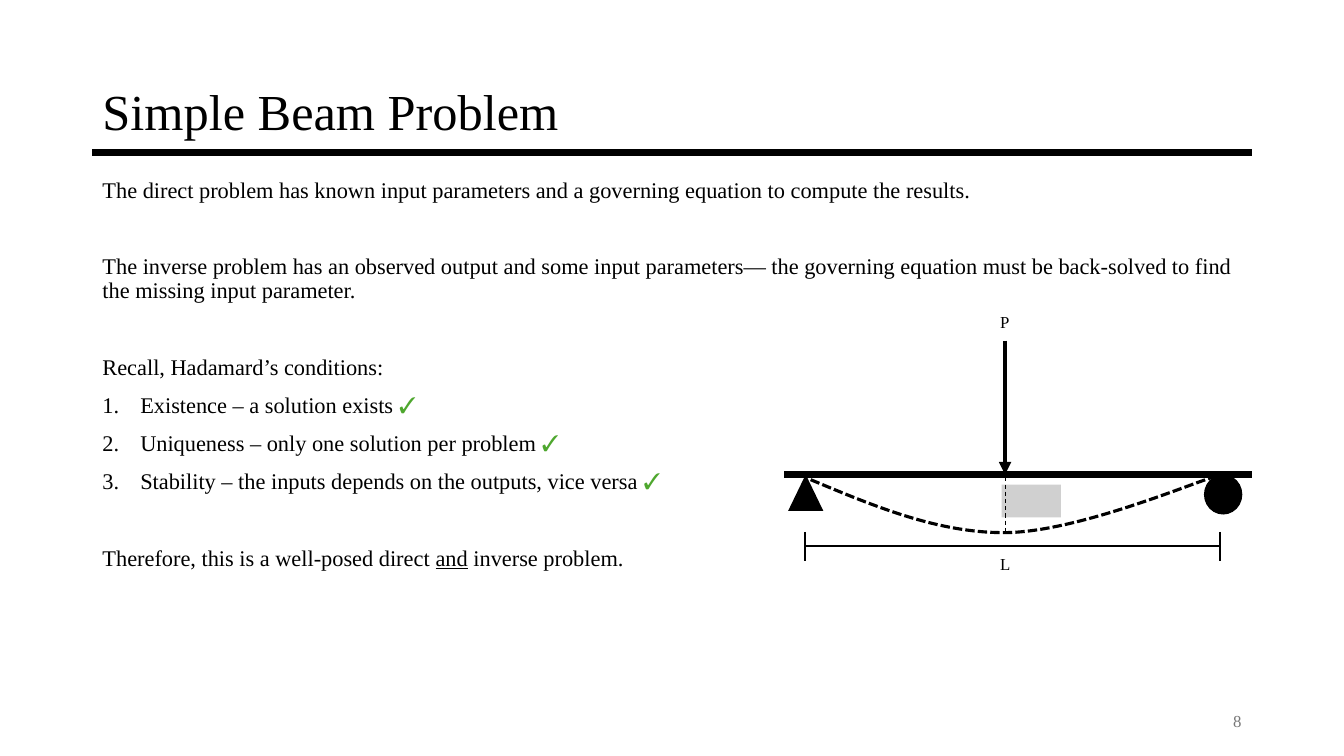
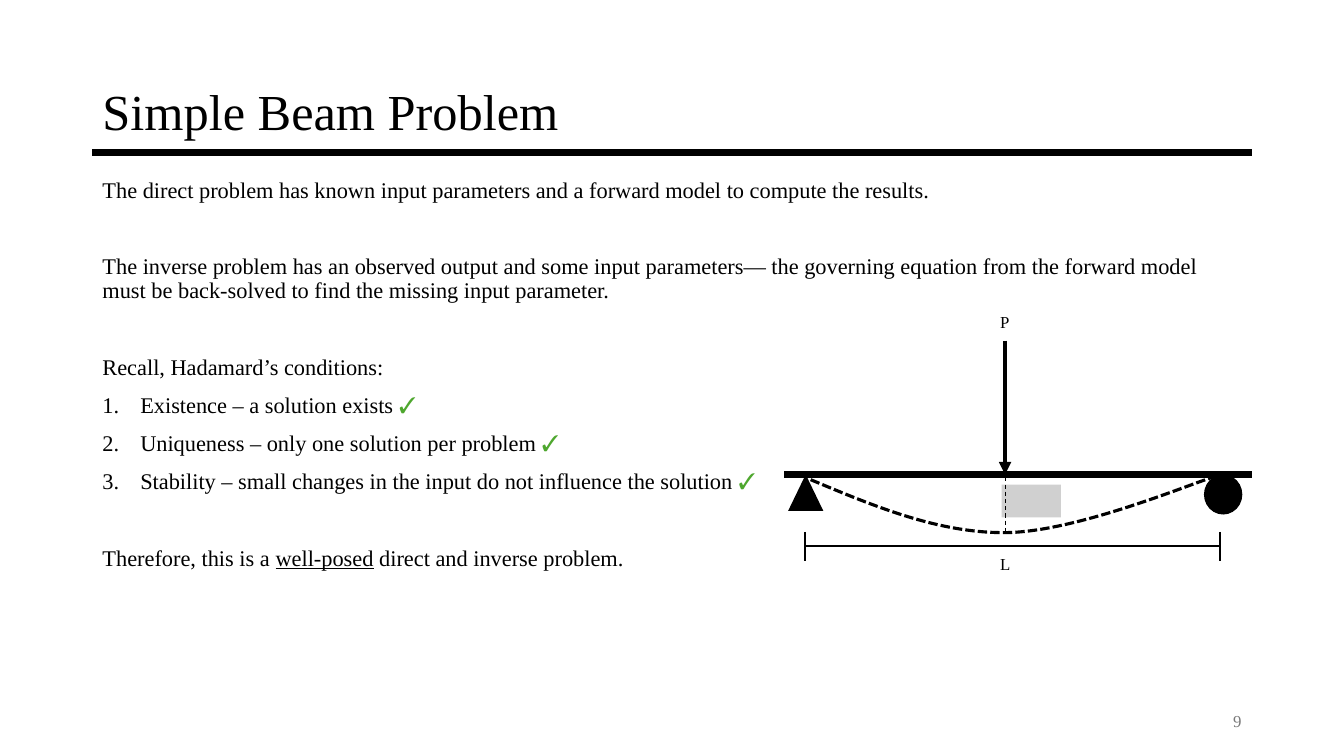
Before and after one commit to jyarch/inverse-mechanics-course, a slide deck: slide 9 of 0-Introduction/0-Introduction.pptx (slide 8 before the commit). Drawn at 1344x756 pixels with LibreOffice and Linux fonts; fonts in the diff are those of the drawing; grey boxes stand for pictures. Boxes give left, top, right and bottom in pixels: in the first picture for what was removed or moved away, otherwise in the second. Text is boxed around its words. In the diff, an @@ line names an element or a change of style, - is before the commit and + after.

```diff
--- a/0-Introduction/0-Introduction.pptx
+++ b/0-Introduction/0-Introduction.pptx
@@ text at [102, 182, 1197, 303]: text changed @@
-The direct problem has known input parameters and a governing equation to compute the results.
-The inverse problem has an observed output and some input parameters— the governing equation must be back-solved to find the missing input parameter.
+The direct problem has known input parameters and a forward model to compute the results.
+The inverse problem has an observed output and some input parameters— the governing equation from the forward model must be back-solved to find the missing input parameter.
@@ text at [140, 473, 732, 494]: text changed @@
-3. Stability – the inputs depends on the outputs, vice versa ✓
+3. Stability – small changes in the input do not influence the solution ✓
@@ text at [102, 550, 623, 571]: underline on in "well-posed"; underline off in "and" @@
@@ page number at [1233, 716, 1241, 727]: text changed @@
-8
+9
```
Also in this commit, not shown: 6 other slides changed, 2 slides added, 1 slide removed.
